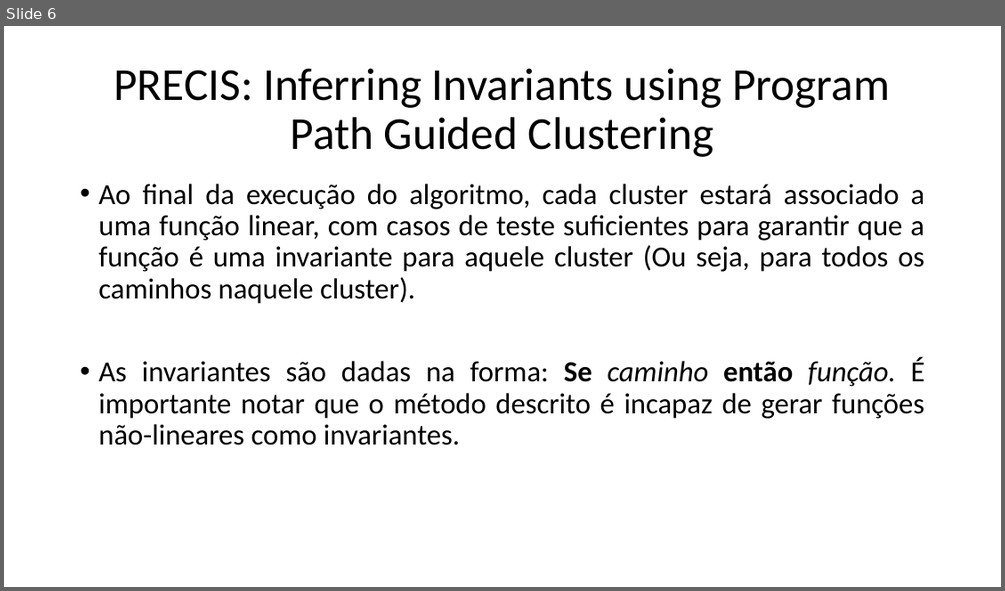
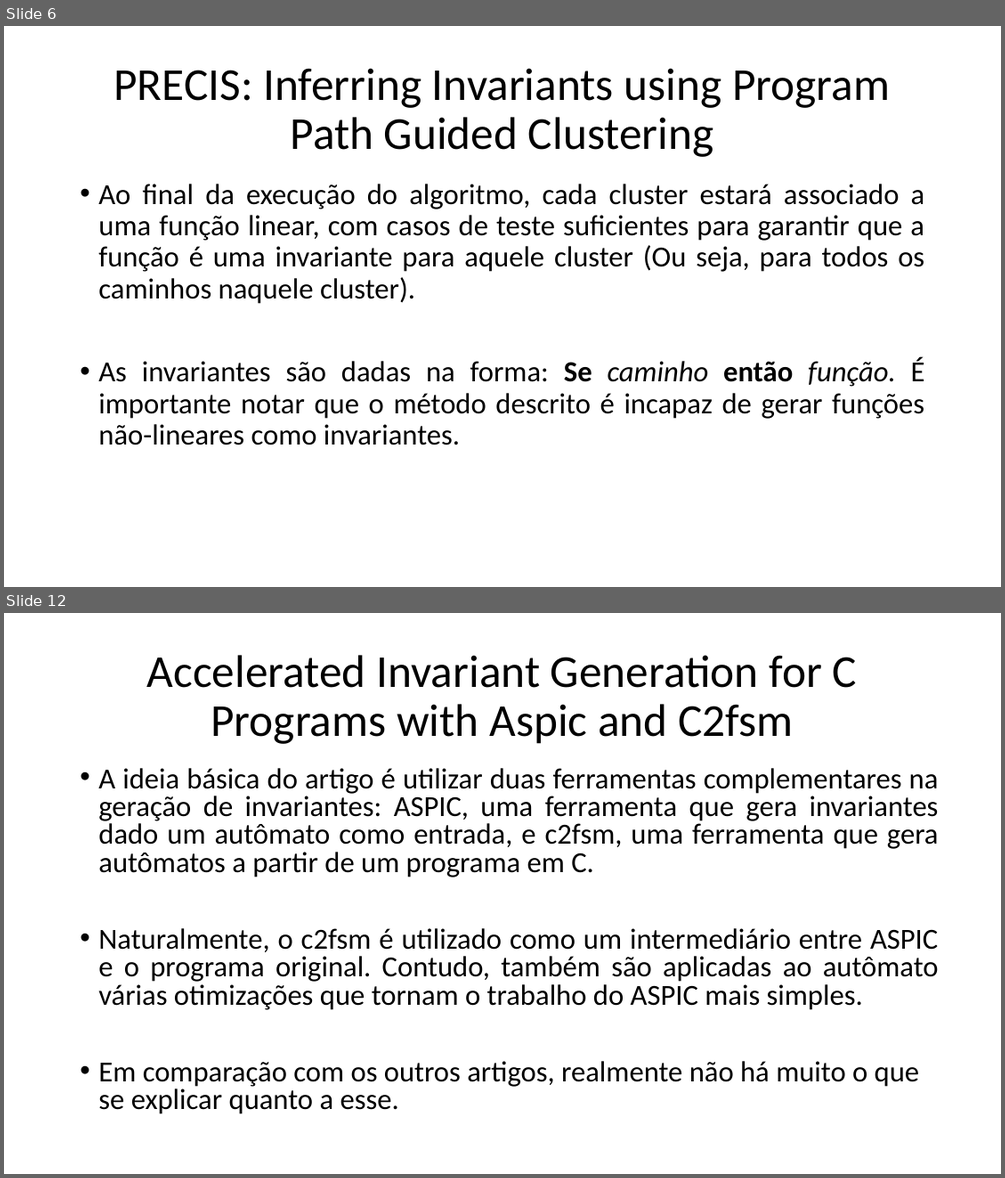
Before and after one commit to VictorDeluca/Atividades_TCC, a slide deck: Articles.pptx. Shown one above the other, each under a label of ours: slide 6 before the commit, slides 6 and 12 after it; the slides between them are not shown. The pictures are 1005x591 and 1005x1178 pixels, drawn with LibreOffice and Linux fonts; fonts in the diff are those of the drawing. Boxes give left, top, right and bottom in pixels: in the first picture for what was removed or moved away, otherwise in the second. Text is boxed around its words. In the diff, an @@ line names an element or a change of style, - is before the commit and + after.

```diff
--- a/Articles.pptx
+++ b/Articles.pptx
@@ slide 12 added at [4,613,1001,1174], background #FFFFFF @@
@@ title added at [147,655,857,744], 44 pt, text #000000 @@
+Accelerated Invariant Generation for C Programs with Aspic and C2fsm
@@ text added at [98,768,938,1114], 28 pt, text #000000 @@
+• A ideia básica do artigo é utilizar duas ferramentas complementares na geração de invariantes: ASPIC, uma ferramenta que gera invariantes dado um autômato como entrada, e c2fsm, uma ferramenta que gera autômatos a partir de um programa em C.
+• Naturalmente, o c2fsm é utilizado como um intermediário entre ASPIC e o programa original. Contudo, também são aplicadas ao autômato várias otimizações que tornam o trabalho do ASPIC mais simples.
+• Em comparação com os outros artigos, realmente não há muito o que se explicar quanto a esse.
```
Also in this commit, not shown: 1 slide changed, 7 other slides added, 1 slide removed.
